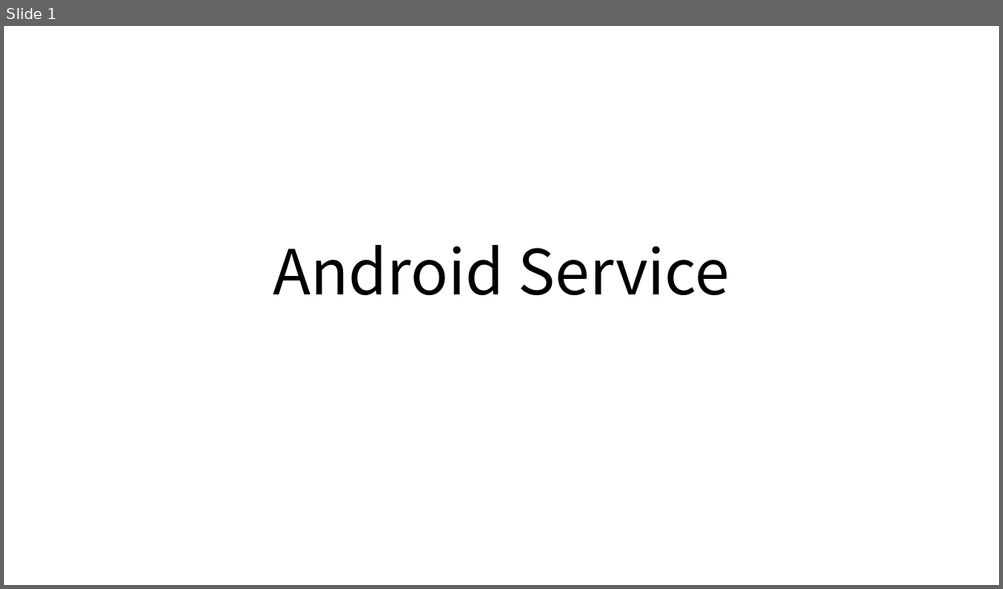
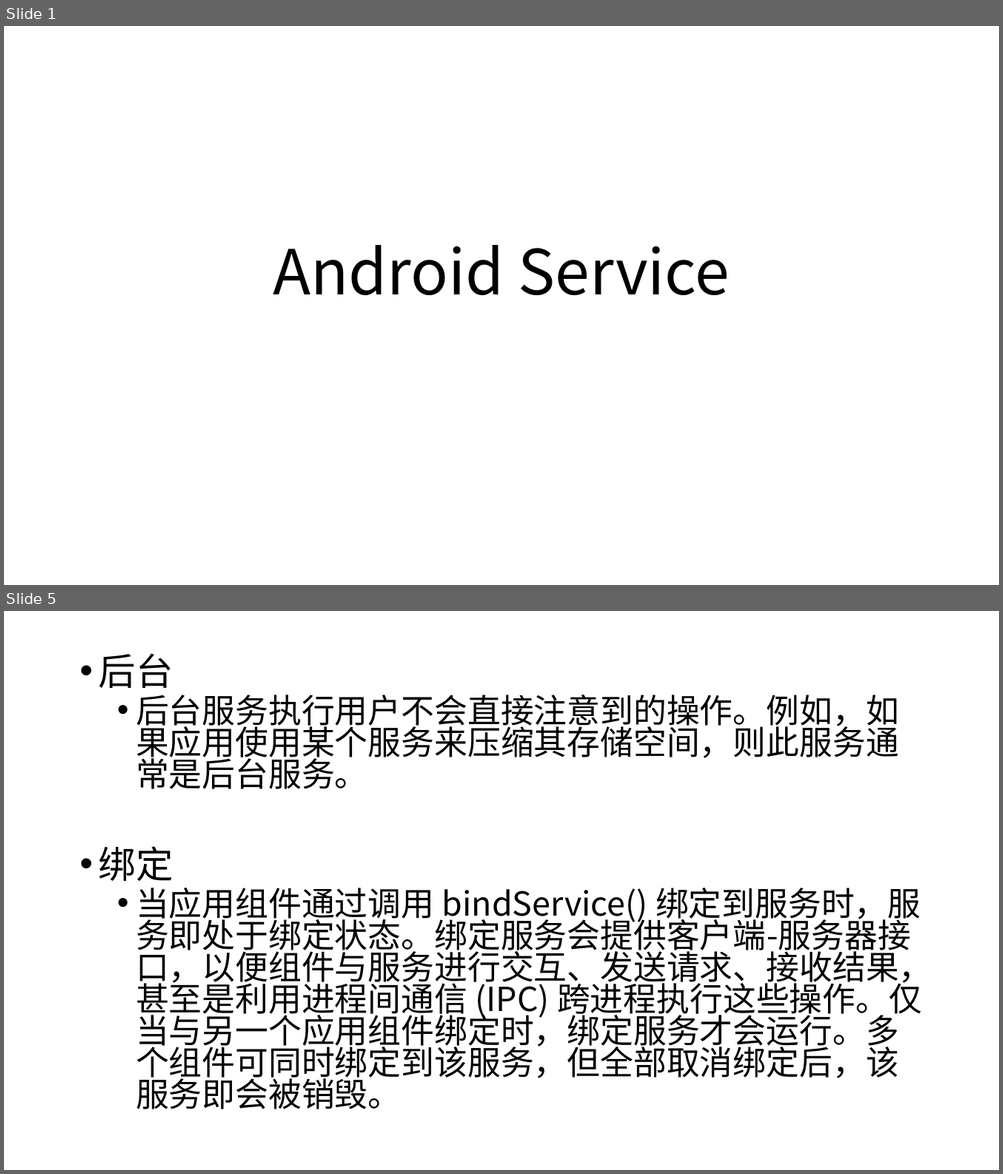
Before and after one commit to tanglw2020/android-class, a slide deck: Android Service.pptx. Shown one above the other, each under a label of ours: slide 1 before the commit, slides 1 and 5 after it; the slides between them are not shown. The pictures are 1003x589 and 1003x1174 pixels, drawn with LibreOffice and Linux fonts; fonts in the diff are those of the drawing. Boxes give left, top, right and bottom in pixels: in the first picture for what was removed or moved away, otherwise in the second. Text is boxed around its words. In the diff, an @@ line names an element or a change of style, - is before the commit and + after.

```diff
--- a/Android Service.pptx
+++ b/Android Service.pptx
@@ slide 5 added at bbox=[4, 611, 999, 1170], background #FFFFFF @@
@@ text added at bbox=[99, 653, 932, 1110], 32 pt, text #000000 @@
+• 后台
+  • 后台服务执行用户不会直接注意到的操作。例如，如果应用使用某个服务来压缩其存储空间，则此服务通常是后台服务。
+• 绑定
+  • 当应用组件通过调用 bindService() 绑定到服务时，服务即处于绑定状态。绑定服务会提供客户端-服务器接口，以便组件与服务进行交互、发送请求、接收结果，甚至是利用进程间通信 (IPC) 跨进程执行这些操作。仅当与另一个应用组件绑定时，绑定服务才会运行。多个组件可同时绑定到该服务，但全部取消绑定后，该服务即会被销毁。
```
Also in this commit, not shown: 6 other slides added, 7 slides removed, 6 other files.
